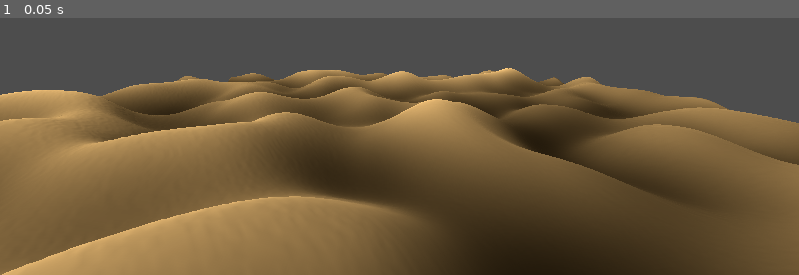
Above: before the commit, frame 1.
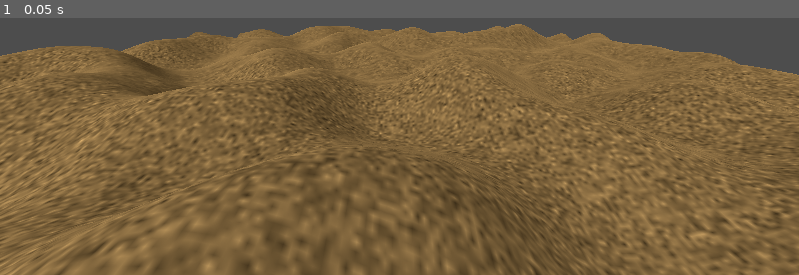
Above: after the commit, the same moment.

Repository: 360-g5/assignments
Game: Godot game, scene res://node_3d.tscn
The game is run twice, just before and just after one commit, with the same random seed, the same clock (stepped at 60 frames per second) and the same inputs.
Inputs:
- Up to frame 1 (0.05 s): no input

The runs differ from the first frame. In frame 1, 59% of the frame differs, in the area x 0-100%, y 2-100%.

Commit message:
clarify noise settings, add more comments, move README
Based on instructor feedback about unclear use of noise parameters, noise settings for heightmap and texture are separated and set as exported variables in TerrainGenerator.gd

Also adjusted texture noise parameter values to experiment with grainier look. Original settings are commented out beneath changed lines.

Add more comments and documentation strings to TerrainGenerator.gd

make_camera() now uses look_at_from_position() to resolve "Node not inside tree. Use look_at_from_position() instead" error. Adjusted Vector3s passed to make_camera() to mimic camera position from look_at()

Based on instructor feedback, moved A1 README.md containing that assignment's contributions list to the A1 project directory. Root-level README.md will now link to individual project contributions lists.

Diff:
--- a/a1-3d-landscape/TerrainGenerator.gd
+++ b/a1-3d-landscape/TerrainGenerator.gd
@@ -1,6 +1,23 @@
 extends Node
 
 class_name TerrainGenerator
+
+# Exports for heightmap
+@export_group("Heightmap Noise")
+@export var height_seed: int = 654
+@export var height_freq: float = 0.0158
+@export var height_lacunarity: float = 0.5
+@export var height_gain: float = 0.5
+
+# Exports for texture
+@export_group("Texture Noise")
+@export var texture_seed: int = 654
+@export var texture_freq: float = 0.2158  # adjusted, original A1 setting below
+#@export var texture_freq: float = 0.0158
+@export var texture_lacunarity: float = 2.5  # adjusted, original A1 setting below
+#@export var texture_lacunarity: float = 0.5
+@export var texture_gain: float = 22.5  # adjusted, original A1 setting below
+#@export var texture_gain: float = 0.5
 
 # Exported so you can tweak from the editor later
 @export var grid_scale: float = 1.0
@@ -10,7 +27,11 @@
 
 var terrain: MeshInstance3D
 
-func make_noise(noise_seed: int = 654, freq = 0.0158, lacuna: float = 0.5, gain: float = 0.5) -> FastNoiseLite:
+# called from generate_mesh() and _make_noise_texture_2d()
+func _make_noise(noise_seed: int, freq: float, lacuna: float, gain: float) -> FastNoiseLite:
+	"""
+	Creates noise image used for mesh and texture
+	"""
 	var noise := FastNoiseLite.new()
 	noise.seed = noise_seed
 	noise.noise_type = FastNoiseLite.TYPE_PERLIN
@@ -22,32 +43,22 @@
 	noise.fractal_weighted_strength = 0.5
 	return noise
 
-func generate_texture():
-	var noise_texture = await make_noise_texture()
-	var material = noise_texture_to_material(noise_texture)
-	return material
-
-func make_noise_texture() -> NoiseTexture2D:
-	var noise_texture = NoiseTexture2D.new()
-	noise_texture.noise = make_noise()
-	await noise_texture.changed
-	noise_texture.width = width
-	noise_texture.height = height
-	return noise_texture
-
-func noise_texture_to_material(noise_texture: NoiseTexture2D) -> StandardMaterial3D:
-	var material = StandardMaterial3D.new()
-	material.albedo_texture = noise_texture
-	return material
-
-
+# called from main.gd > _setup_scene()
 func generate_mesh() -> MeshInstance3D:
-	var noise := make_noise()
+	"""
+	Returns a MeshInstance3D created from an image
+	generated using exported heightmap settings
+	"""
+	var noise := _make_noise(height_seed, height_freq, height_lacunarity, height_gain)
 	var img := noise.get_image(width, height)
 	return _image_to_mesh(img)
 
-
+# called from generate_mesh()
 func _image_to_mesh(image: Image) -> MeshInstance3D:
+	"""
+	Converts image (ie heightmap) into MeshInstance3D
+	value of a given pixel determines height of vertex at that point
+	"""
 	var w := image.get_width()
 	var h := image.get_height()
 	var st := SurfaceTool.new()
@@ -80,3 +91,36 @@
 	var mi := MeshInstance3D.new()
 	mi.mesh = mesh
 	return mi
+
+# called from generate_texture()
+func _make_noise_texture_2d() -> NoiseTexture2D:
+	"""
+	Creates the NoiseTexture2D to be used for the
+	StandardMaterial3D overlaid on the mesh
+	"""
+	var noise_texture = NoiseTexture2D.new()
+	noise_texture.noise = _make_noise(texture_seed, texture_freq, texture_lacunarity, texture_gain)
+	await noise_texture.changed
+	noise_texture.width = width
+	noise_texture.height = height
+	return noise_texture
+
+# called from generate_texture()
+func _noise_texture_2d_to_material(noise_texture: NoiseTexture2D) -> StandardMaterial3D:
+	"""
+	Creates StandardMaterial3D to be displayed on mesh from provided
+	NoiseTexture2D
+	"""
+	var material = StandardMaterial3D.new()
+	material.albedo_texture = noise_texture
+	return material
+
+# called from main.gd > _setup_scene()
+func generate_texture():
+	"""
+	Returns a StandardMaterial3D (made from NoiseTexture2D)
+	to be used on mesh surface
+	"""
+	var noise_texture = await _make_noise_texture_2d()
+	var material = _noise_texture_2d_to_material(noise_texture)
+	return material
--- a/a1-3d-landscape/main.gd
+++ b/a1-3d-landscape/main.gd
@@ -2,6 +2,9 @@
 @onready var terrain_generator := TerrainGenerator.new()
 
 func _ready():
+	_setup_scene()
+
+func _setup_scene():
 	# Terrain
 	var terrain := terrain_generator.generate_mesh()
 	var texture = await terrain_generator.generate_texture()
@@ -9,7 +12,7 @@
 	add_child(terrain)
 
 	# Camera
-	add_child(make_camera(Vector3(264, 60, 460), Vector3(64, 0, 64)))
+	add_child(make_camera(Vector3(251, 60, 460), Vector3(251, 0, 64)))
 
 	# Lighting
 	add_child(make_sun())
@@ -18,7 +21,7 @@
 func make_camera(pos: Vector3, target: Vector3) -> Camera3D:
 	var camera := Camera3D.new()
 	camera.position = pos
-	camera.look_at(target, Vector3.UP)
+	camera.look_at_from_position(pos, target, Vector3.UP)
 	camera.current = true
 	return camera
 
Not shown, changed: README.md
Not shown, added: a1-3d-landscape/README.md
